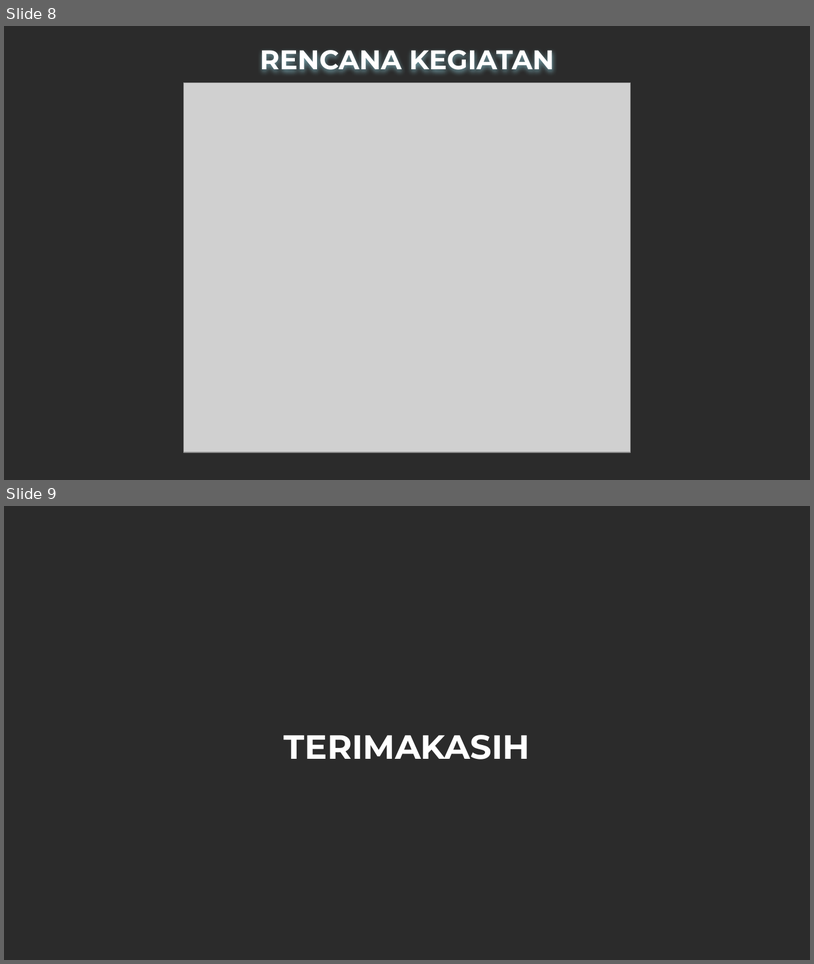
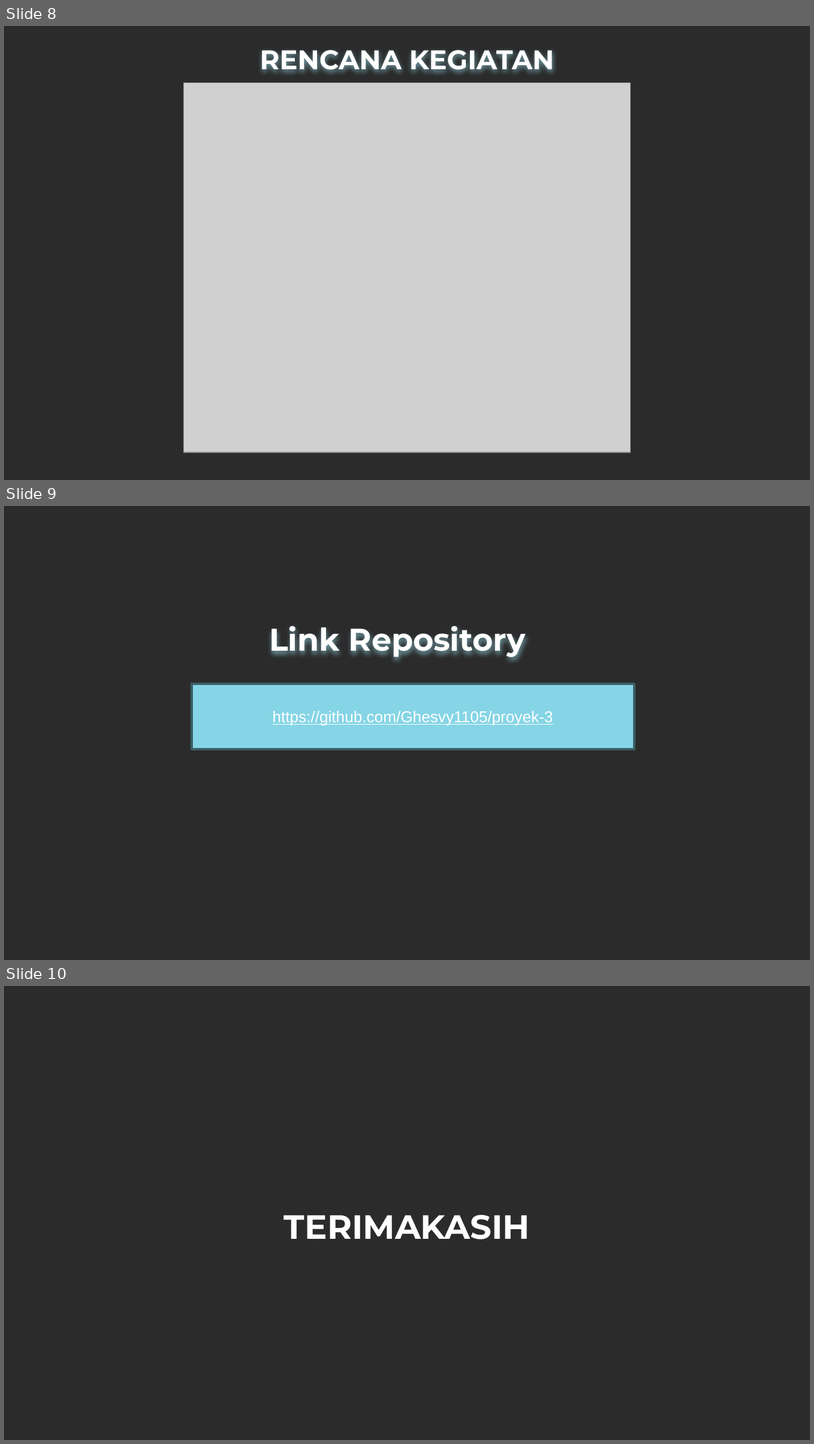
Before and after one commit to Ghesvy1105/proyek-3, a slide deck: ppt/UTS_PPT_KELOMPOK_6.pptx. Shown one above the other, each under a label of ours: slides 8 and 9 before the commit, slides 8, 9 and 10 after it. The pictures are 814x964 and 814x1444 pixels, drawn with LibreOffice and Linux fonts; fonts in the diff are those of the drawing; grey boxes stand for pictures; background and template pictures are left out; a plain dark background stands for a picture behind light text. Boxes give left, top, right and bottom in pixels: in the first picture for what was removed or moved away, otherwise in the second. Text is boxed around its words. In the diff, an @@ line names an element or a change of style, - is before the commit and + after.

```diff
--- a/ppt/UTS_PPT_KELOMPOK_6.pptx
+++ b/ppt/UTS_PPT_KELOMPOK_6.pptx
@@ slide 9 added at (4,506,810,960), background picture (left out) @@
@@ title added at (269,626,526,657), 28 pt, text #FFFFFF, bold @@
+Link Repository
@@ rectangle added at (192,684,635,750), fill #85D5E6, outline #3A5D65 2 pt, 14 pt, text #FFFFFF, underline @@
+https://github.com/Ghesvy1105/proyek-3
@@ what was slide 9 is now slide 10 @@
```
Also in this commit, not shown: 6 slides changed.
